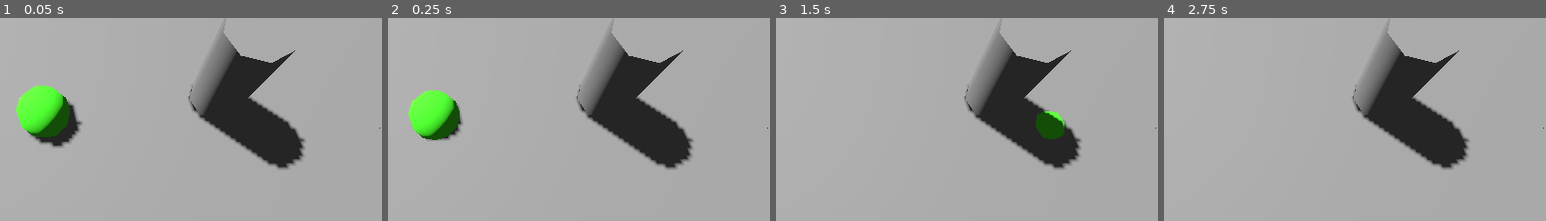
Above: before the commit, frames 1-4 (left to right).
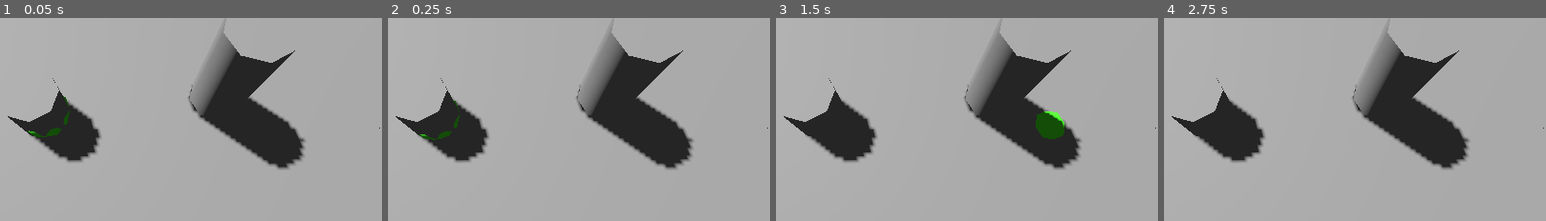
Above: after the commit, the same moments.

Repository: pinguinosod/gse_winterjam2024
Game: Godot game, scene res://main.tscn
Same seed, same stepped clock (60 frames per second), same inputs: the game is played once before the commit and once after it.
Inputs (mouse positions are % of the whole screen's width and height, from its top left):
- Up to frame 1 (0.05 s): no input
- Up to frame 2 (0.25 s): no input
- Up to frame 3 (1.5 s): tap Enter at 0.5 s; move the mouse to (72, 45) at 0.52 s; click (72, 45) at 0.67 s; move the mouse to (30, 55) at 1.27 s; click (30, 55) at 1.42 s
- Up to frame 4 (2.75 s): tap Space at 2 s; move the mouse to (60, 28) at 2.02 s; click (60, 28) at 2.17 s
The pictures show only the part of the screen within x 33-83%, y 19-68%; the shares and areas given below are measured in that part.

The runs differ from the first frame. In frame 1, 4.5% of the frame differs, in the area x 2-27%, y 29-71%; in frame 2, 4.8%; in frame 3, 4.0%; in frame 4, 4.0%.

Commit message:
Load in Wave and Enemies works now

Diff:
--- a/main.tscn
+++ b/main.tscn
@@ -1,12 +1,15 @@
-[gd_scene load_steps=9 format=3 uid="uid://d3n3e4vjd3syp"]
+[gd_scene load_steps=12 format=3 uid="uid://d3n3e4vjd3syp"]
 
 [ext_resource type="PackedScene" uid="uid://crj37bo36phwd" path="res://rooms.tscn" id="1_iektr"]
-[ext_resource type="PackedScene" uid="uid://buuc6fpud4fcd" path="res://player.tscn" id="2_tjp8u"]
+[ext_resource type="PackedScene" path="res://player.tscn" id="2_tjp8u"]
 [ext_resource type="Script" path="res://weapons.gd" id="3_7r03o"]
 [ext_resource type="PackedScene" uid="uid://cyysjuf2pl57c" path="res://enemies.tscn" id="3_fuddb"]
 [ext_resource type="PackedScene" uid="uid://082rgmto1mon" path="res://objects.tscn" id="4_vypmj"]
 [ext_resource type="PackedScene" uid="uid://ch7lfvfup1r3d" path="res://UI.tscn" id="5_3od5a"]
 [ext_resource type="Script" path="res://objects.gd" id="6_jj2ed"]
+[ext_resource type="PackedScene" uid="uid://dhml57ffwa4iu" path="res://GameManager.tscn" id="8_130yo"]
+[ext_resource type="Script" path="res://scripts/combat_scene.gd" id="9_odmca"]
+[ext_resource type="Resource" uid="uid://cvvg7vxnelgmm" path="res://CombatScenes/scene1.tres" id="10_jk0ri"]
 
 [sub_resource type="Environment" id="Environment_6gimq"]
 
@@ -39,3 +42,6 @@
 [node name="DirectionalLight3D" type="DirectionalLight3D" parent="."]
 transform = Transform3D(0.892704, -0.129429, -0.431657, 0.442805, 0.429811, 0.786884, 0.0836851, -0.893594, 0.441006, 0, 6.88193, 5.50531)
 shadow_enabled = true
+
+[node name="GameManager" parent="." instance=ExtResource("8_130yo")]
+combatScenesToRun = Array[ExtResource("9_odmca")]([ExtResource("10_jk0ri")])
--- a/scripts/combat_scene.gd
+++ b/scripts/combat_scene.gd
@@ -4,6 +4,5 @@
 @export var enemyWaves: Array[EnemyWave]
 @export var doorOpensAfterTurns = 3
 
-func _init(enemyWaves = null, doorOpensAfterTurns = 3):
-	self.enemyWaves = enemyWaves
-	self.doorOpensAfterTurns = doorOpensAfterTurns
+func _init():
+	print("Combat Scene")
--- a/scripts/game_manager.gd
+++ b/scripts/game_manager.gd
@@ -7,8 +7,9 @@
 @export var maxEnemyPoolSize = 100
 @export var enemyScene: PackedScene
 @export var enemyPoolHolder: Node3D
-var enemyPool: Array
+var enemyPool: Array[Node3D]
 var currentScene = 0
+var currentWave = 0
 var currentEnemyWave: EnemyWave
 var currentCombatScene: CombatScene
 
@@ -17,9 +18,11 @@
 	for i in range(maxEnemyPoolSize):
 		var instance = enemyScene.instantiate()
 		enemyPoolHolder.add_child(instance)
+		enemyPool.append(instance)
 		# instance.position = Vector3(i * (-1 ** i), 0, i * (-1 ** i))
 		instance.set_process(false)
 		instance.hide()
+	load_next_scene()
 	pass # Replace with function body.
 
 
@@ -28,9 +31,40 @@
 		return
 	currentCombatScene = combatScenesToRun[currentScene]
 	currentScene += 1
+	currentWave = 0
+	load_next_wave()
 
 func load_next_wave():
-	pass
+	if currentWave >= len(currentCombatScene.enemyWaves):
+		return
+	currentEnemyWave = currentCombatScene.enemyWaves[currentWave]
+	currentWave += 1
+	load_in_enemies()
+
+func load_in_enemies():
+	if is_wave_active():
+		return
+	# TODO Figure out enemy positions
+	for i in range(currentEnemyWave.basicEnemyCount):
+		var enemy = spawn_next_free_enemy()
+		# set hp to 1
+	for i in range(currentEnemyWave.eliteEnemyCount):
+		var enemy = spawn_next_free_enemy()
+		# set hp to 2
+
+func is_wave_active():
+	for enemy in enemyPool:
+		if enemy.visible:
+			return true
+	return false
+
+func spawn_next_free_enemy():
+	for enemy in enemyPool:
+		if not enemy.visible:
+			enemy.show()
+			enemy.set_process(true)
+			return enemy
+	print("No free enemy found? Try increasing the pool size.")
 
 # Called every frame. 'delta' is the elapsed time since the previous frame.
 func _process(delta: float) -> void:
Not shown: 1 places in rooms.tscn that only renumber resources
